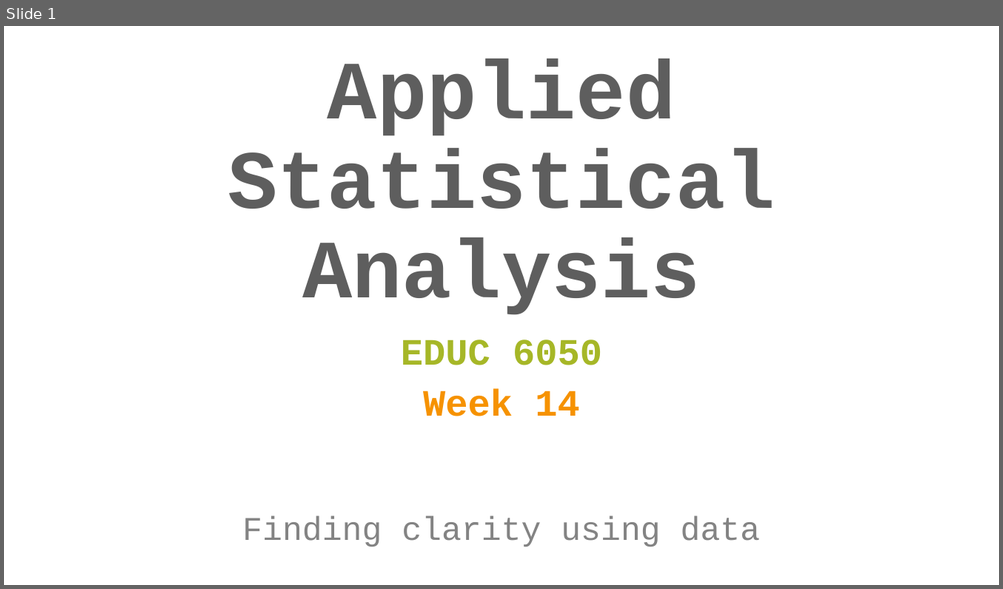
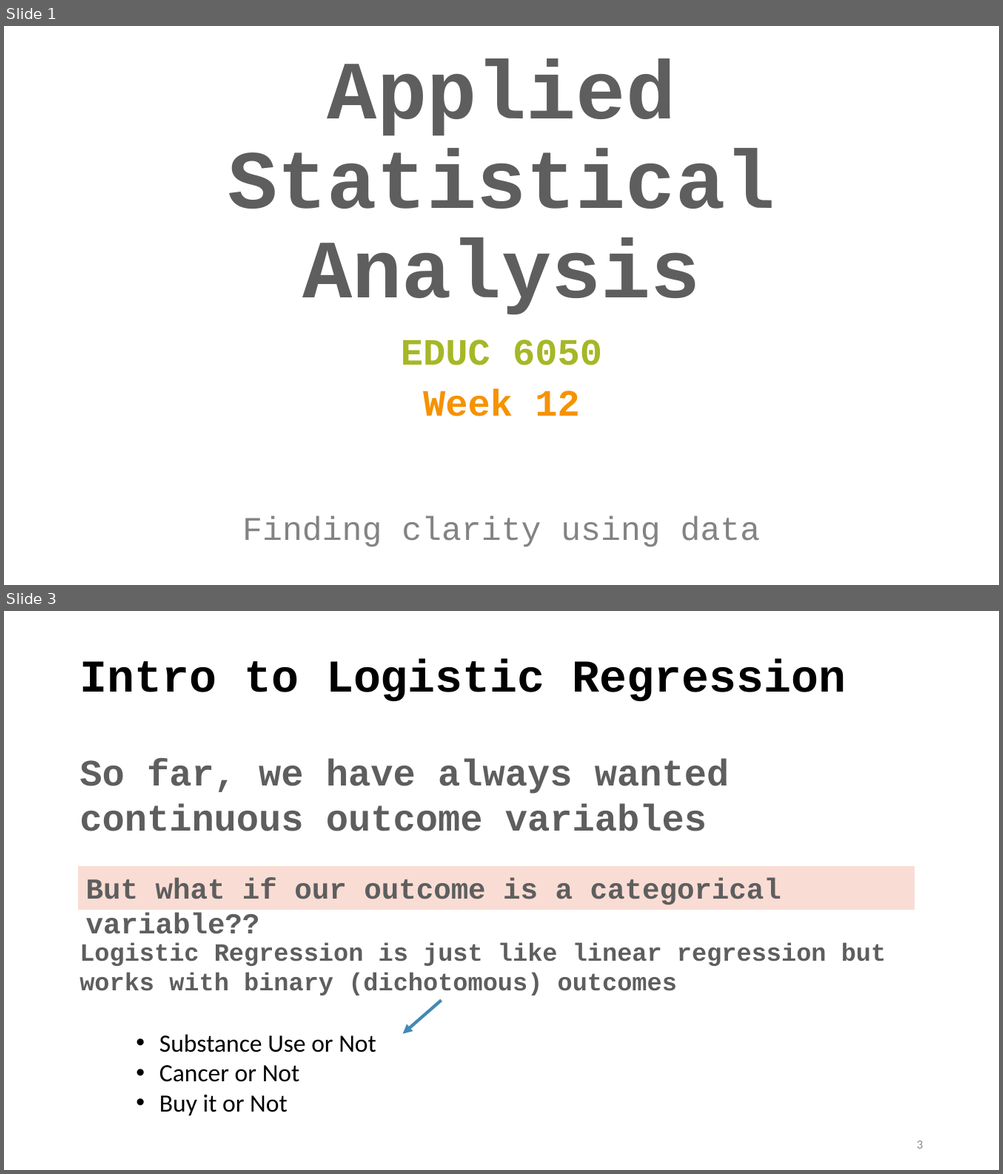
Before and after one commit to TysonStanley/EDU-6050, a slide deck: Slides/12_EDUC_6050_2018.pptx. Shown one above the other, each under a label of ours: slide 1 before the commit, slides 1 and 3 after it; the slides between them are not shown. The pictures are 1003x589 and 1003x1174 pixels, drawn with LibreOffice and Linux fonts; fonts in the diff are those of the drawing. Boxes give left, top, right and bottom in pixels: in the first picture for what was removed or moved away, otherwise in the second. Text is boxed around its words. In the diff, an @@ line names an element or a change of style, - is before the commit and + after.

```diff
--- a/Slides/12_EDUC_6050_2018.pptx
+++ b/Slides/12_EDUC_6050_2018.pptx
@@ slide 3 added at (4,611,999,1170), background #FFFFFF @@
@@ title added at (79,659,846,701), 44 pt, text #000000, bold @@
+Intro to Logistic Regression
@@ text added at (79,759,728,832), 36 pt, text #5E5E5E, bold @@
+So far, we have always wanted continuous outcome variables
@@ rectangle added at (79,867,914,909), fill #F9DDD4, outline #F9DDD4 0.75 pt, 28 pt, text #5E5E5E, bold @@
+But what if our outcome is a categorical variable??
@@ text added at (79,943,886,996), 24 pt, text #5E5E5E, bold @@
+Logistic Regression is just like linear regression but works with binary (dichotomous) outcomes
@@ arrow added from (441, 1000) to (402, 1034), #418AB3 3 pt @@
@@ text added at (159,1034,376,1116), 24 pt, text #000000 @@
+• Substance Use or Not
+• Cancer or Not
+• Buy it or Not
@@ page number added at (916,1141,922,1149), 12 pt, text #8C8C8C @@
+3
@@ slide 1 changed as well @@
@@ subtitle at (423,389,579,417): text changed @@
-Week 14
+Week 12
```
Also in this commit, not shown: 48 other slides added, 8 slides removed, 6 other files.
